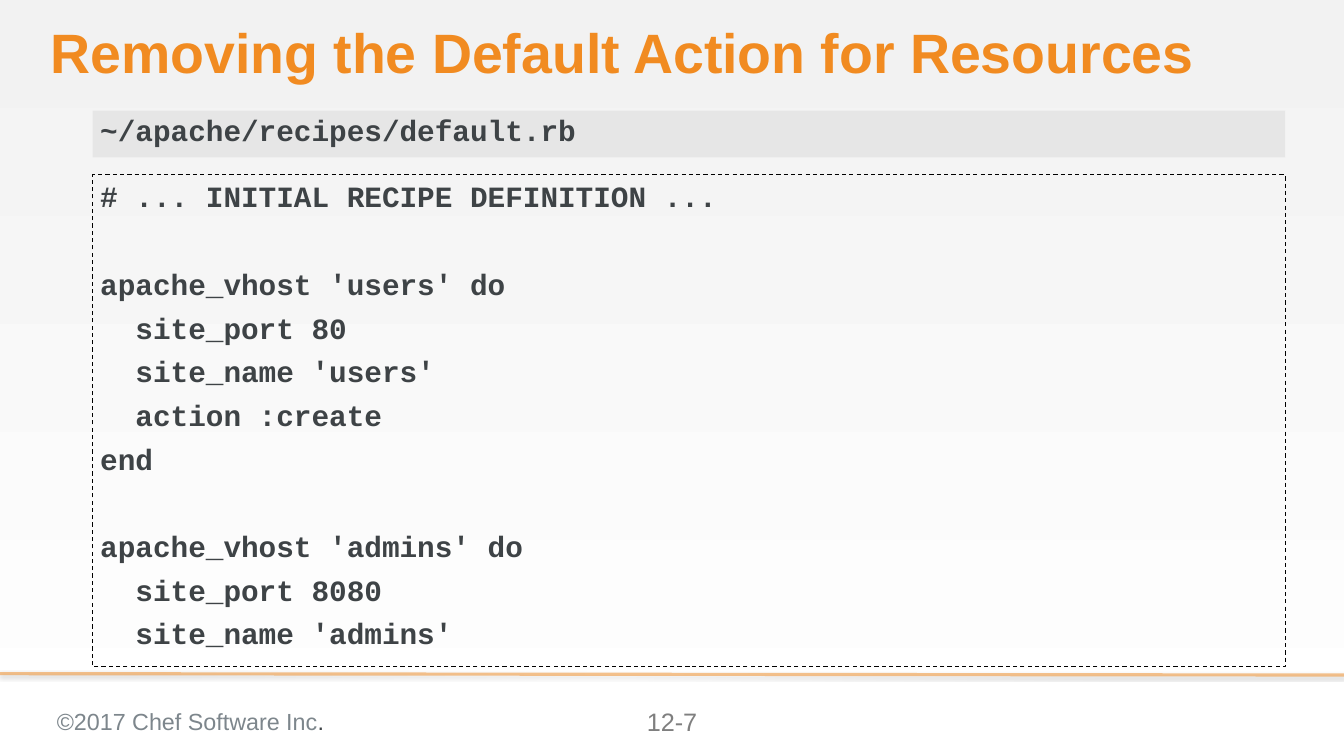
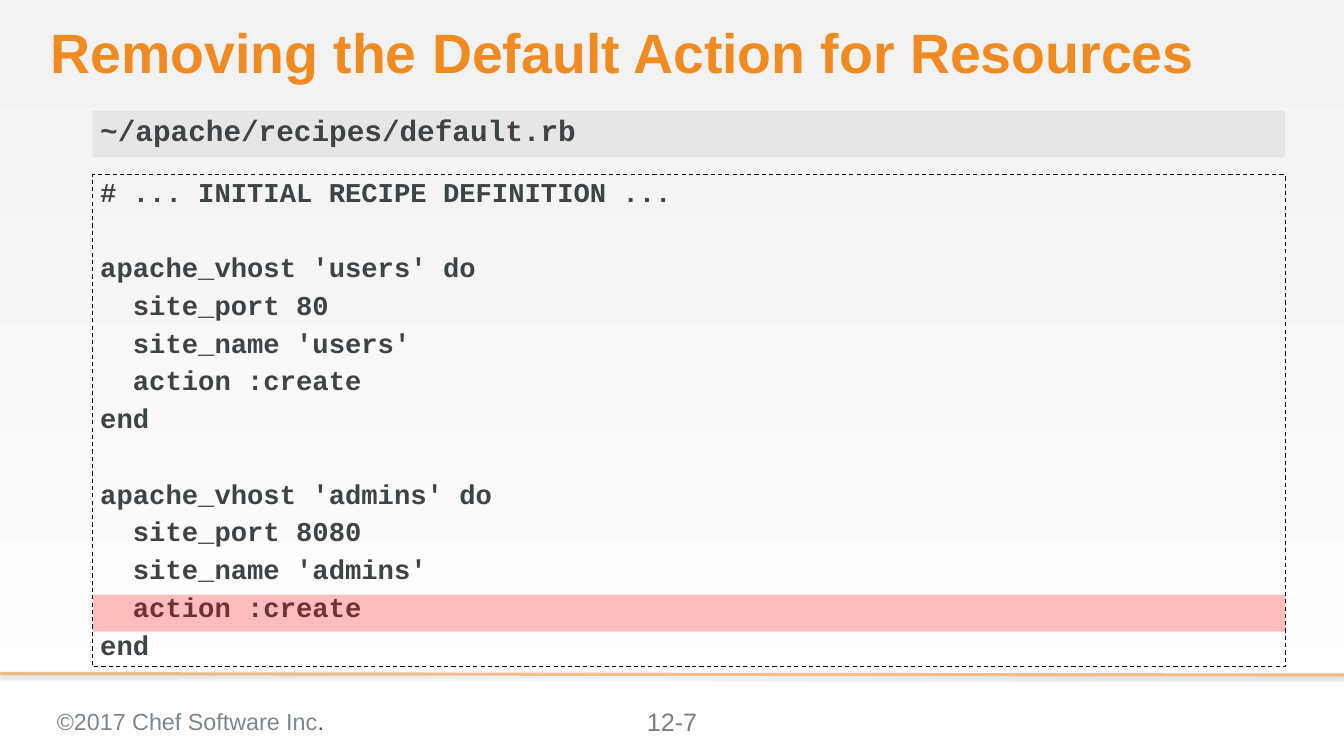
Before and after one commit to ericheiser/chef-intermediate, a slide deck: slide 7 of 12-refining_a_custom_resource.pptx. Drawn at 1344x756 pixels with LibreOffice and Linux fonts; fonts in the diff are those of the drawing; background and template pictures are left out. Boxes give left, top, right and bottom in pixels: in the first picture for what was removed or moved away, otherwise in the second. Text is boxed around its words. In the diff, an @@ line names an element or a change of style, - is before the commit and + after.

Commit message:
changed site_name to new_resource.site_name in CR, changed screen shots

```diff
--- a/12-refining_a_custom_resource.pptx
+++ b/12-refining_a_custom_resource.pptx
@@ text at (100, 184, 606, 582): size 28 to 25.9 pt; line spacing 1 to 0.9 @@
@@ rectangle added at (93, 595, 1285, 632), fill #FF0000 at 25% opacity @@
@@ text at (100, 598, 361, 656): paragraphs added @@
+action :create
+end
```
Also in this commit, not shown: 7 other slides changed, 1 slide removed.
